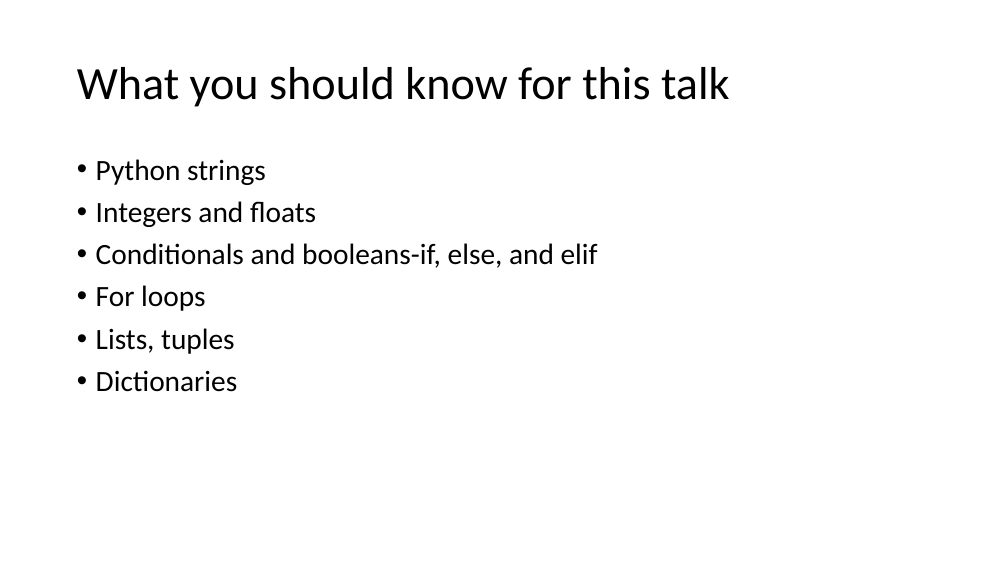
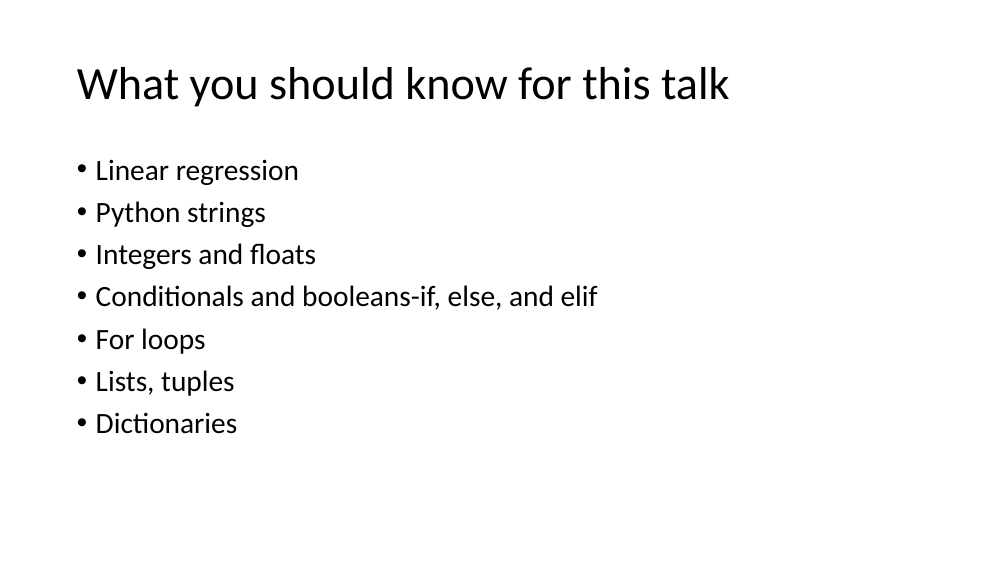
Before and after one commit to mGalarnyk/MLModelsScikit-Learn, a slide deck: slide 3 of powerpoints/Introduction.pptx. Drawn at 1008x567 pixels with LibreOffice and Linux fonts; fonts in the diff are those of the drawing. Boxes give left, top, right and bottom in pixels: in the first picture for what was removed or moved away, otherwise in the second. Text is boxed around its words. In the diff, an @@ line names an element or a change of style, - is before the commit and + after.

```diff
--- a/powerpoints/Introduction.pptx
+++ b/powerpoints/Introduction.pptx
@@ text at (x1=96, y1=159, x2=299, y2=185): paragraph added @@
+• Linear regression
```
Also in this commit, not shown: 5 other slides changed, 4 slides added, 2 slides removed, 3 other files.
